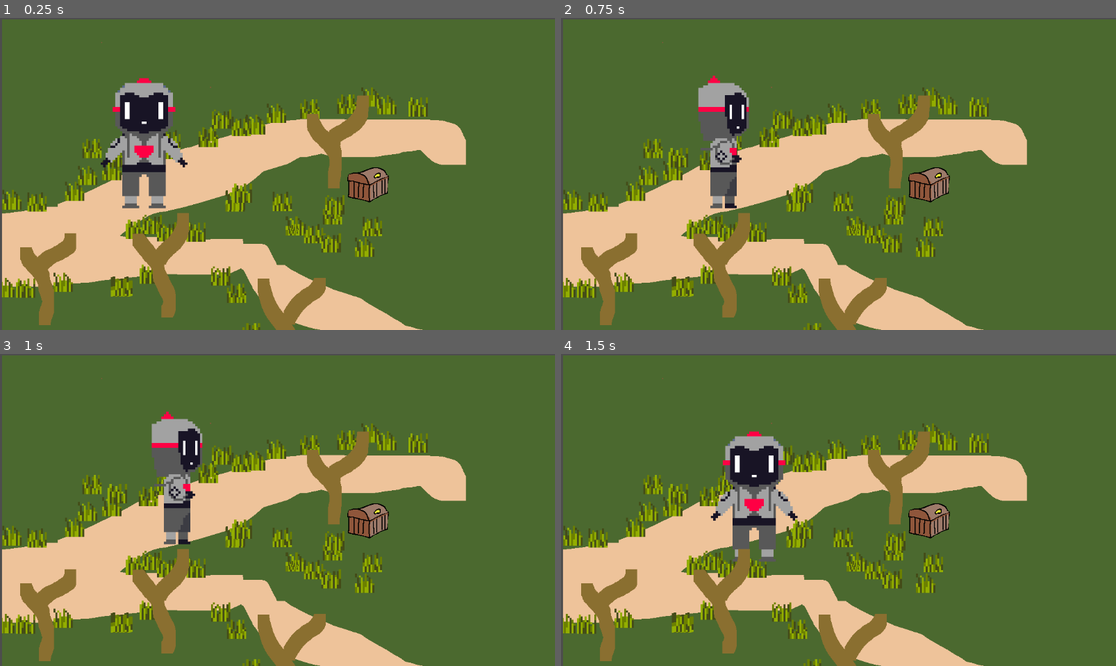
Above: before the commit, frames 1-4 (two rows, left to right).
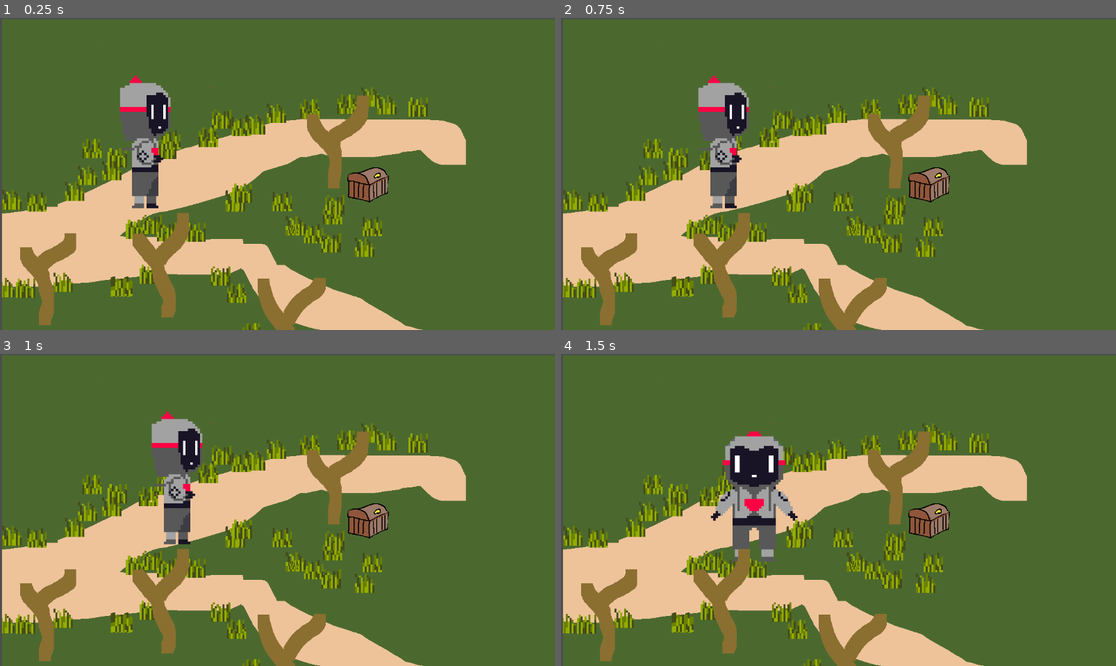
Above: after the commit, the same moments.

Repository: obimandias/game_alpha1
Game: Godot game, scene res://main_scene.tscn
The game is run twice, just before and just after one commit, with the same random seed, the same clock (stepped at 60 frames per second) and the same inputs.
Inputs:
- Up to frame 1 (0.25 s): no input
- Up to frame 2 (0.75 s): tap Enter at 0.5 s; hold Right (ui_right) from 0.53 s (still down); tap Shift (Run) at 0.6 s
- Up to frame 3 (1 s): keep holding Right (ui_right)
- Up to frame 4 (1.5 s): release Right (ui_right) at 1.28 s; hold Down (ui_down) from 1.28 s (still down); tap Shift (Run) at 1.35 s

The runs differ from the first frame. In frame 1, 2.7% of the frame differs, in the area x 18-34%, y 18-62%; in frame 2, nothing differs; in frame 3, nothing differs; in frame 4, nothing differs.

Commit message:
facing animation

Diff:
--- a/main_scene.tscn
+++ b/main_scene.tscn
@@ -102,7 +102,7 @@
 texture_filter = 1
 position = Vector2(299, 250)
 sprite_frames = SubResource("SpriteFrames_76081")
-animation = &"front"
+animation = &"back"
 script = ExtResource("7_1vwm8")
 
 [node name="Level1+1" type="Sprite2D" parent="."]
--- a/scripts/AnimatedSprite2D.gd
+++ b/scripts/AnimatedSprite2D.gd
@@ -1,12 +1,10 @@
 extends AnimatedSprite2D
 
 var direction = Vector2.ZERO
-var last_horizontal_direction = Vector2.ZERO
-var last_vertical_direction = Vector2.ZERO
+var facing_direction = Vector2.ZERO
 
 var turn_frames: int = 0
 @export var MAX_TURN_FRAMES: int = 8
-var acceleration = Vector2.ZERO
 
 var SPEED: float = 2.0
 
@@ -21,25 +19,66 @@
 	else:
 		self.stop()
 
-func check_turn_frames_horizontal(target: Vector2):
-	if turn_frames >= MAX_TURN_FRAMES:
-		turn_frames = 0
-		last_horizontal_direction = target
+func set_animation_by_angle(angle: float):
+
+
+	if abs(angle) < PI / 2:
+
+		self.flip_h = false
+
+		if angle < -PI/3:
+			self.animation = "back"
+		elif angle < -PI/6:
+			self.animation = "up_diagonal"
+		elif angle < PI/6:
+			self.animation = "running"
+		elif angle < PI/3:
+			self.animation = "diagonal"
+		else:
+			self.animation = "front"
 	else:
-		turn_frames += 1
 
-func check_turn_frames_vertical(target: Vector2):
-	if turn_frames >= MAX_TURN_FRAMES:
-		turn_frames = 0
-		last_vertical_direction = target
-	else:
-		turn_frames += 1
+		if angle > 0:
+			angle = PI - angle
+		else:
+			angle = -PI - angle
+
+		self.flip_h = true
+
+		if angle < -PI/3:
+			self.animation = "back"
+		elif angle < -PI/6:
+			self.animation = "up_diagonal"
+		elif angle < PI/6:
+			self.animation = "running"
+		elif angle < PI/3:
+			self.animation = "diagonal"
+		else:
+			self.animation = "front"
+
+	#
+	#if -PI/6  < angle and angle < PI/6:
+		#self.animation = "running"
+		#self.flip_h = false
+	#elif PI/6 < angle and angle < 2*PI/6:
+		#self.animation = "diagonal"
+		#self.flip_h = false
+	#elif 2*PI/6 < angle and angle < 2*PI/3:
+		#self.animation = "front"
+		#self.flip_h = false
+	#elif 2*PI/3 < angle and angle < 5*PI/6:
+		#self.animation = "diagonal"
+		#self.flip_h = true
+	#elif 5*PI/6 < angle and angle < 7*PI/6:
+		#self.animation = "running"
+		#self.flip_h = true
+	#elif 7*PI/6 < angle and angle < 8*PI/6:
+		#self.animation = "up_diagonal"
+		#self.flip_h = true
 
 func _physics_process(delta):
 
 	direction = Input.get_vector("ui_left", "ui_right", "ui_up", "ui_down").normalized()
-
-	#print(direction)
 
 	if Input.is_action_just_pressed("Run"):
 		SPEED = 5.0
@@ -50,68 +89,48 @@
 
 	translate(direction * SPEED)
 
-	if direction.x > 0:
+	if direction != Vector2.ZERO:
+		facing_direction = facing_direction.slerp(direction, 0.1)
 
-		if direction.y == 0:
+	#print(facing_direction, "\tangle:", facing_direction.angle(), "\t", "lenght:", facing_direction.length())
 
-			self.animation = "running"
-			self.flip_h = false
+	set_animation_by_angle(facing_direction.angle())
+	# if direction.x > 0:
 
-			#if last_horizontal_direction == Vector2.LEFT:
-				#self.animation = "front"
-				#
-				##check_turn_frames_horizontal(Vector2.RIGHT)
-#
-			#else:
-				#self.animation = "running"
-				#self.flip_h = false
-				#last_horizontal_direction = Vector2.RIGHT
-		elif direction.y > 0:
-			self.animation = "diagonal"
-			self.flip_h = false
-		else:
-			self.animation = "up_diagonal"
-			self.flip_h = false
-	elif direction.x < 0:
+	# 	if direction.y == 0:
 
-		if direction.y == 0:
+	# 		self.animation = "running"
+	# 		self.flip_h = false
 
-			self.animation = "running"
-			self.flip_h = true
-			#
-			#if last_horizontal_direction == Vector2.RIGHT:
-				#self.animation = "front"
-				#
-				#check_turn_frames_horizontal(Vector2.LEFT)
-			#else:
-				#self.animation = "running"
-				#self.flip_h = true
+	# 	elif direction.y > 0:
+	# 		self.animation = "diagonal"
+	# 		self.flip_h = false
+	# 	else:
+	# 		self.animation = "up_diagonal"
+	# 		self.flip_h = false
+	# elif direction.x < 0:
 
-				#last_horizontal_direction = Vector2.LEFT
-		elif direction.y > 0:
-			self.animation = "diagonal"
-			self.flip_h = true
-		else:
-			self.animation = "up_diagonal"
-			self.flip_h = true
-	elif direction == Vector2.UP:
+	# 	if direction.y == 0:
 
-		if last_vertical_direction == Vector2.DOWN:
-			self.animation = "running"
+	# 		self.animation = "running"
+	# 		self.flip_h = true
 
-			check_turn_frames_vertical(Vector2.UP)
-		else:
-			self.animation = "back"
-			last_vertical_direction = Vector2.UP
+	# 	elif direction.y > 0:
+	# 		self.animation = "diagonal"
+	# 		self.flip_h = true
+	# 	else:
+	# 		self.animation = "up_diagonal"
+	# 		self.flip_h = true
+	# elif direction == Vector2.UP:
 
-	elif direction == Vector2.DOWN:
-		if last_vertical_direction == Vector2.UP:
-			self.animation = "running"
+	# elif direction == Vector2.DOWN:
+	# 	if last_vertical_direction == Vector2.UP:
+	# 		self.animation = "running"
 
-			check_turn_frames_vertical(Vector2.DOWN)
-		else:
-			self.animation = "front"
-			last_vertical_direction = Vector2.DOWN
+	# 		check_turn_frames_vertical(Vector2.DOWN)
+	# 	else:
+	# 		self.animation = "front"
+	# 		last_vertical_direction = Vector2.DOWN
 
 # Called every frame. 'delta' is the elapsed time since the previous frame.
 func _process(delta):
